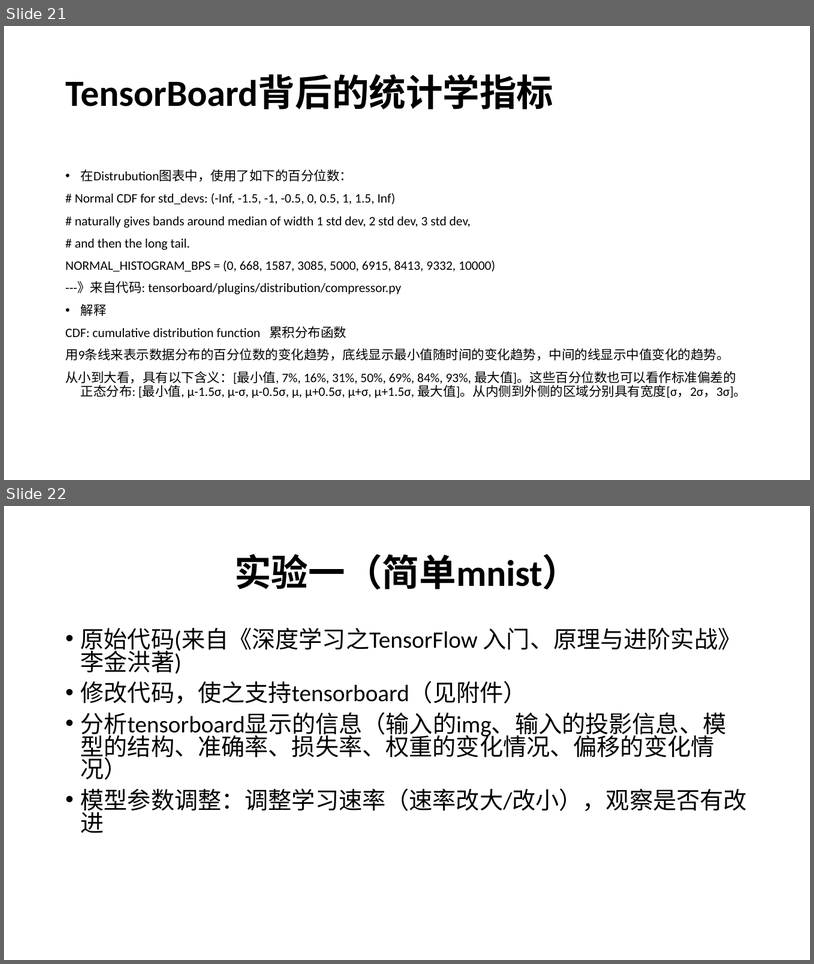
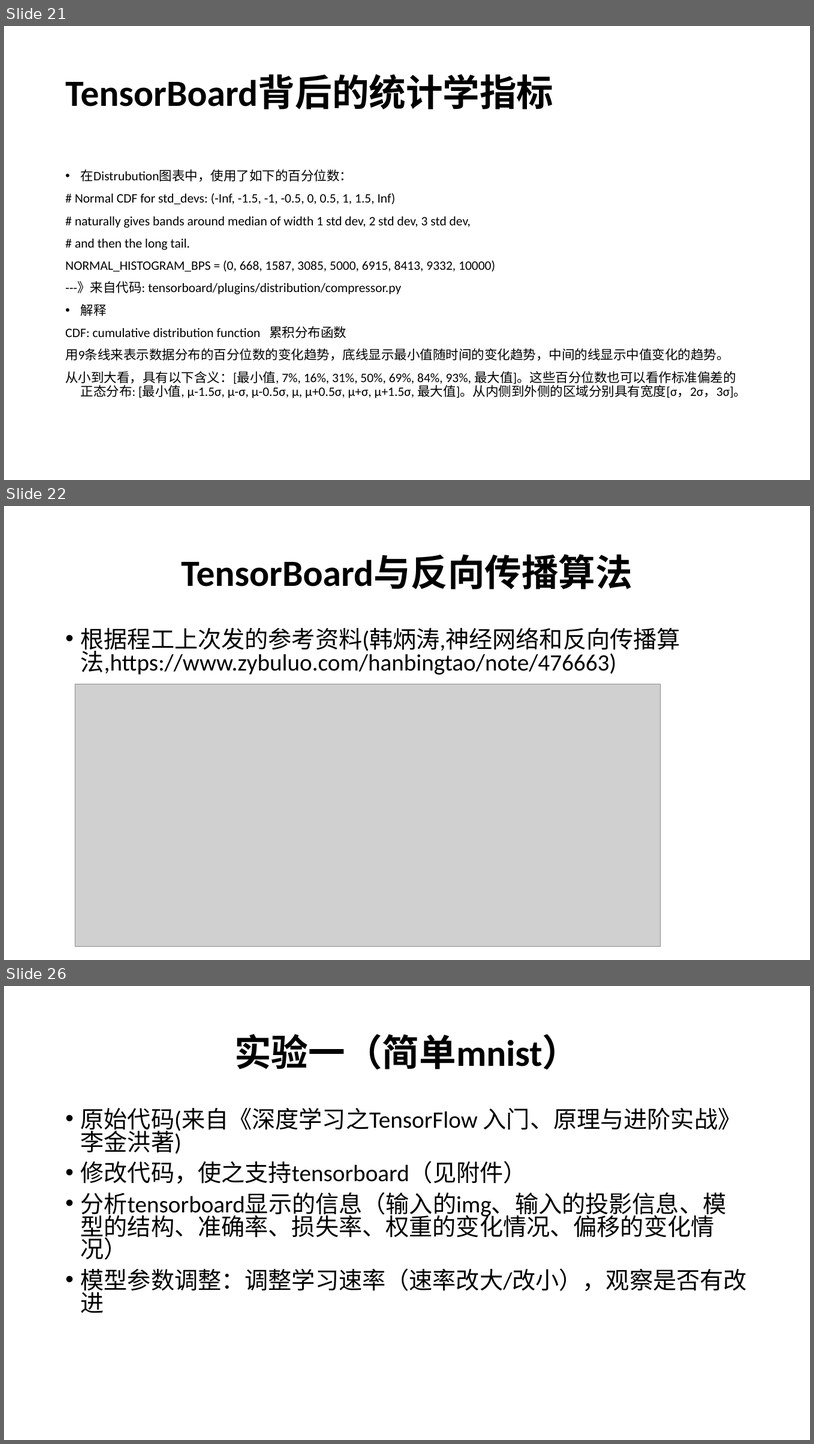
Before and after one commit to w-simon/ai_study_notes, a slide deck: tensorboard/神经网络可视化与TensorBoard.pptx. Shown one above the other, each under a label of ours: slides 21 and 22 before the commit, slides 21, 22 and 26 after it; the slides between them are not shown. The pictures are 814x964 and 814x1444 pixels, drawn with LibreOffice and Linux fonts; fonts in the diff are those of the drawing; grey boxes stand for pictures. Boxes give left, top, right and bottom in pixels: in the first picture for what was removed or moved away, otherwise in the second. Text is boxed around its words. In the diff, an @@ line names an element or a change of style, - is before the commit and + after.

```diff
--- a/tensorboard/神经网络可视化与TensorBoard.pptx
+++ b/tensorboard/神经网络可视化与TensorBoard.pptx
@@ slide 22 added at (x1=4, y1=506, x2=810, y2=960), background #FFFFFF @@
@@ title added at (x1=181, y1=555, x2=633, y2=589), 44 pt, text #000000, bold @@
+TensorBoard与反向传播算法
@@ text added at (x1=81, y1=627, x2=681, y2=675), 28 pt, text #000000 @@
+• 根据程工上次发的参考资料(韩炳涛,神经网络和反向传播算法,https://www.zybuluo.com/hanbingtao/note/476663)
@@ picture added at (x1=75, y1=684, x2=661, y2=946) @@
@@ what was slide 22 is now slide 26 @@
```
Also in this commit, not shown: 3 other slides added, 2 other files.
